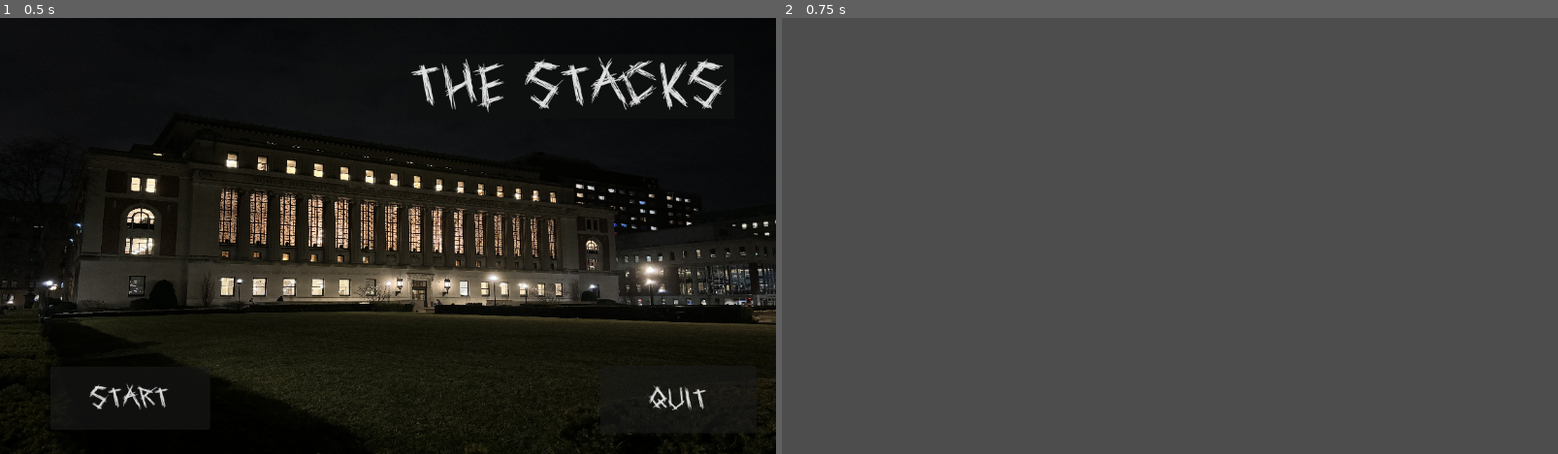
Above: before the commit, frames 1-2 (left to right).
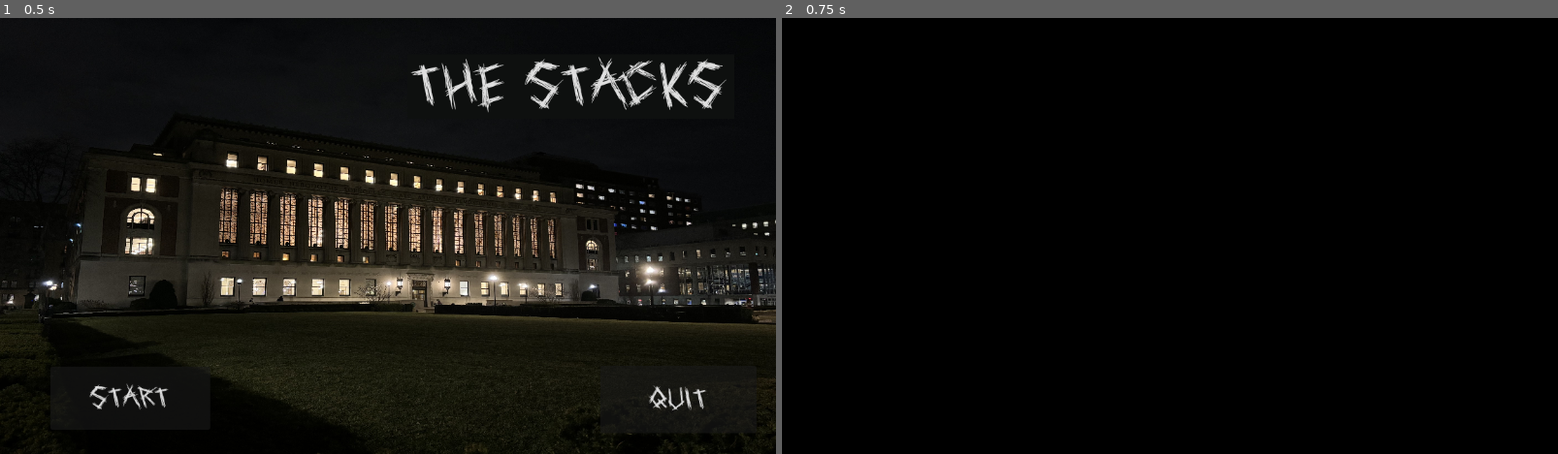
Above: after the commit, the same moments.

Repository: kol890/theStacks
Game: Godot game, scene res://Scripts/title_screen.tscn
Same seed, same stepped clock (60 frames per second), same inputs: the game is played once before the commit and once after it.
Inputs:
- Up to frame 1 (0.5 s): no input
- Up to frame 2 (0.75 s): click "Start" at 0.5 s

Frame 1 is identical in both runs. In frame 2, 100% of the frame differs, in the area x 0-100%, y 0-100%.
Error after the commit: Compile Error: (res://Scripts/main_scene.gd:-1)

Commit message:
Add files via upload

Diff:
--- /dev/null
+++ b/Dialogic/Styles/Default_Style.tres
@@ -0,0 +1,63 @@
+[gd_resource type="Resource" script_class="DialogicStyle" load_steps=19 format=3 uid="uid://c0ygkkdmbbuv8"]
+
+[ext_resource type="PackedScene" uid="uid://c1k5m0w3r40xf" path="res://addons/dialogic/Modules/DefaultLayoutParts/Layer_FullBackground/full_background_layer.tscn" id="1_v3kkd"]
+[ext_resource type="Script" path="res://addons/dialogic/Resources/dialogic_style_layer.gd" id="2_axroj"]
+[ext_resource type="PackedScene" uid="uid://cy1y14inwkplb" path="res://addons/dialogic/Modules/DefaultLayoutParts/Layer_VN_Portraits/vn_portrait_layer.tscn" id="3_238od"]
+[ext_resource type="PackedScene" uid="uid://bquja8jyk8kbr" path="res://addons/dialogic/Modules/DefaultLayoutParts/Layer_VN_Textbox/vn_textbox_layer.tscn" id="4_us2p3"]
+[ext_resource type="PackedScene" uid="uid://cn674foxwedqu" path="res://addons/dialogic/Modules/DefaultLayoutParts/Layer_Input/full_advance_input_layer.tscn" id="5_7umhy"]
+[ext_resource type="PackedScene" uid="uid://dsbwnp5hegnu3" path="res://addons/dialogic/Modules/DefaultLayoutParts/Layer_Glossary/glossary_popup_layer.tscn" id="6_fshqm"]
+[ext_resource type="PackedScene" uid="uid://dhk6j6eb6e3q" path="res://addons/dialogic/Modules/DefaultLayoutParts/Layer_VN_Choices/vn_choice_layer.tscn" id="7_vksf5"]
+[ext_resource type="PackedScene" uid="uid://cvgf4c6gg0tsy" path="res://addons/dialogic/Modules/DefaultLayoutParts/Layer_TextInput/text_input_layer.tscn" id="8_tpvej"]
+[ext_resource type="PackedScene" uid="uid://lx24i8fl6uo" path="res://addons/dialogic/Modules/DefaultLayoutParts/Layer_History/history_layer.tscn" id="9_q357w"]
+[ext_resource type="Script" path="res://addons/dialogic/Resources/dialogic_style.gd" id="10_a1akc"]
+
+[sub_resource type="Resource" id="Resource_421q4"]
+script = ExtResource("2_axroj")
+scene = ExtResource("1_v3kkd")
+overrides = {}
+
+[sub_resource type="Resource" id="Resource_0rcmq"]
+script = ExtResource("2_axroj")
+scene = ExtResource("3_238od")
+overrides = {}
+
+[sub_resource type="Resource" id="Resource_mgcqv"]
+script = ExtResource("2_axroj")
+scene = ExtResource("4_us2p3")
+overrides = {}
+
+[sub_resource type="Resource" id="Resource_o3eqt"]
+script = ExtResource("2_axroj")
+scene = ExtResource("5_7umhy")
+overrides = {}
+
+[sub_resource type="Resource" id="Resource_8cgtr"]
+script = ExtResource("2_axroj")
+scene = ExtResource("6_fshqm")
+overrides = {}
+
+[sub_resource type="Resource" id="Resource_rhemf"]
+script = ExtResource("2_axroj")
+scene = ExtResource("7_vksf5")
+overrides = {}
+
+[sub_resource type="Resource" id="Resource_l1rxj"]
+script = ExtResource("2_axroj")
+scene = ExtResource("8_tpvej")
+overrides = {}
+
+[sub_resource type="Resource" id="Resource_uqbw4"]
+script = ExtResource("2_axroj")
+scene = ExtResource("9_q357w")
+overrides = {
+"disabled": "true"
+}
+
+[resource]
+script = ExtResource("10_a1akc")
+name = "Default_Style"
+base_overrides = {
+"global_font": "\"res://Assets/TooMuchInk.ttf\""
+}
+layers = Array[ExtResource("2_axroj")]([SubResource("Resource_421q4"), SubResource("Resource_0rcmq"), SubResource("Resource_mgcqv"), SubResource("Resource_o3eqt"), SubResource("Resource_8cgtr"), SubResource("Resource_rhemf"), SubResource("Resource_l1rxj"), SubResource("Resource_uqbw4")])
+metadata/_latest_layer = 5
--- /dev/null
+++ b/Dialogic/Styles/Style_test.tres
@@ -0,0 +1,59 @@
+[gd_resource type="Resource" script_class="DialogicStyle" load_steps=19 format=3 uid="uid://drykywtvi3q76"]
+
+[ext_resource type="PackedScene" uid="uid://c1k5m0w3r40xf" path="res://addons/dialogic/Modules/DefaultLayoutParts/Layer_FullBackground/full_background_layer.tscn" id="1_1kgsx"]
+[ext_resource type="Script" path="res://addons/dialogic/Resources/dialogic_style_layer.gd" id="2_md45j"]
+[ext_resource type="PackedScene" uid="uid://cy1y14inwkplb" path="res://addons/dialogic/Modules/DefaultLayoutParts/Layer_VN_Portraits/vn_portrait_layer.tscn" id="3_mdw4x"]
+[ext_resource type="PackedScene" uid="uid://bquja8jyk8kbr" path="res://addons/dialogic/Modules/DefaultLayoutParts/Layer_VN_Textbox/vn_textbox_layer.tscn" id="4_1yoyb"]
+[ext_resource type="PackedScene" uid="uid://cn674foxwedqu" path="res://addons/dialogic/Modules/DefaultLayoutParts/Layer_Input/full_advance_input_layer.tscn" id="5_m5o8a"]
+[ext_resource type="PackedScene" uid="uid://dsbwnp5hegnu3" path="res://addons/dialogic/Modules/DefaultLayoutParts/Layer_Glossary/glossary_popup_layer.tscn" id="6_fiwmo"]
+[ext_resource type="PackedScene" uid="uid://dhk6j6eb6e3q" path="res://addons/dialogic/Modules/DefaultLayoutParts/Layer_VN_Choices/vn_choice_layer.tscn" id="7_fkj7v"]
+[ext_resource type="PackedScene" uid="uid://cvgf4c6gg0tsy" path="res://addons/dialogic/Modules/DefaultLayoutParts/Layer_TextInput/text_input_layer.tscn" id="8_q25pq"]
+[ext_resource type="PackedScene" uid="uid://lx24i8fl6uo" path="res://addons/dialogic/Modules/DefaultLayoutParts/Layer_History/history_layer.tscn" id="9_dbf22"]
+[ext_resource type="Script" path="res://addons/dialogic/Resources/dialogic_style.gd" id="10_55bqd"]
+
+[sub_resource type="Resource" id="Resource_8xncv"]
+script = ExtResource("2_md45j")
+scene = ExtResource("1_1kgsx")
+overrides = {}
+
+[sub_resource type="Resource" id="Resource_fogar"]
+script = ExtResource("2_md45j")
+scene = ExtResource("3_mdw4x")
+overrides = {}
+
+[sub_resource type="Resource" id="Resource_erj46"]
+script = ExtResource("2_md45j")
+scene = ExtResource("4_1yoyb")
+overrides = {}
+
+[sub_resource type="Resource" id="Resource_abcy7"]
+script = ExtResource("2_md45j")
+scene = ExtResource("5_m5o8a")
+overrides = {}
+
+[sub_resource type="Resource" id="Resource_1egcx"]
+script = ExtResource("2_md45j")
+scene = ExtResource("6_fiwmo")
+overrides = {}
+
+[sub_resource type="Resource" id="Resource_puwq1"]
+script = ExtResource("2_md45j")
+scene = ExtResource("7_fkj7v")
+overrides = {}
+
+[sub_resource type="Resource" id="Resource_d0go7"]
+script = ExtResource("2_md45j")
+scene = ExtResource("8_q25pq")
+overrides = {}
+
+[sub_resource type="Resource" id="Resource_xns7q"]
+script = ExtResource("2_md45j")
+scene = ExtResource("9_dbf22")
+overrides = {}
+
+[resource]
+script = ExtResource("10_55bqd")
+name = "Style_test"
+base_overrides = {}
+layers = Array[ExtResource("2_md45j")]([SubResource("Resource_8xncv"), SubResource("Resource_fogar"), SubResource("Resource_erj46"), SubResource("Resource_abcy7"), SubResource("Resource_1egcx"), SubResource("Resource_puwq1"), SubResource("Resource_d0go7"), SubResource("Resource_xns7q")])
+metadata/_latest_layer = -1
--- a/Scenes/main_scene.tscn
+++ b/Scenes/main_scene.tscn
@@ -1,3 +1,12 @@
-[gd_scene format=3 uid="uid://2qbm5kx0vqdj"]
+[gd_scene load_steps=3 format=3 uid="uid://2qbm5kx0vqdj"]
+
+[ext_resource type="Script" path="res://Scripts/main_scene.gd" id="1_n4fnj"]
+[ext_resource type="Texture2D" uid="uid://4yweemcvdmd" path="res://Assets/Pictures/black-background.png" id="2_4t8m3"]
 
 [node name="MainScene" type="Node2D"]
+script = ExtResource("1_n4fnj")
+
+[node name="Black-background" type="Sprite2D" parent="."]
+position = Vector2(668, 335)
+scale = Vector2(0.725, 0.711111)
+texture = ExtResource("2_4t8m3")
--- /dev/null
+++ b/Scripts/main_scene.gd
@@ -0,0 +1,17 @@
+extends Node2D
+
+
+# Called when the node enters the scene tree for the first time.
+func _ready():
+	Dialogic.timeline_ended.connect(ended)
+	Dialogic.start("timeline")
+	pass # Replace with function body.
+
+
+# Called every frame. 'delta' is the elapsed time since the previous frame.
+func _process(delta):
+	pass
+
+func ended():
+	Dialogic.timeline_ended.disconnect(ended)
+	get_tree().quit()
--- a/project.godot
+++ b/project.godot
@@ -15,7 +15,60 @@
 config/features=PackedStringArray("4.2", "Forward Plus")
 config/icon="res://icon.svg"
 
+[autoload]
+
+Dialogic="*res://addons/dialogic/Core/DialogicGameHandler.gd"
+
+[dialogic]
+
+directories/dch_directory={
+"player": "res://Dialogic/Characters/player.dch"
+}
+directories/dtl_directory={
+"timeline": "res://Dialogic/timeline.dtl"
+}
+layout/style_list=["res://Dialogic/Styles/Default_Style.tres"]
+layout/default_style="res://Dialogic/Styles/Default_Style.tres"
+variables={
+"has_key": false,
+"has_talked_to_man": false,
+"time": 257
+}
+glossary/default_case_sensitive=true
+text/letter_speed=0.01
+text/initial_text_reveal_skippable=true
+text/text_reveal_skip_delay=0.1
+text/autoadvance_per_character_delay=0.1
+text/autoadvance_ignored_characters_enabled=true
+animations/join_default_length=0.5
+animations/leave_default_length=0.5
+animations/leave_default_wait=true
+animations/join_default_wait=true
+choices/autofocus_first=true
+choices/delay=0.2
+choices/reveal_delay=0
+choices/reveal_by_input=false
+save/autosave_delay=60.0
+save/encryption_on_exports_only=true
+text/autopauses={}
+
 [display]
 
 window/size/mode=3
 window/stretch/mode="viewport"
+
+[editor_plugins]
+
+enabled=PackedStringArray("res://addons/dialogic/plugin.cfg")
+
+[input]
+
+dialogic_default_action={
+"deadzone": 0.5,
+"events": [Object(InputEventKey,"resource_local_to_scene":false,"resource_name":"","device":0,"window_id":0,"alt_pressed":false,"shift_pressed":false,"ctrl_pressed":false,"meta_pressed":false,"pressed":false,"keycode":4194309,"physical_keycode":0,"key_label":0,"unicode":0,"echo":false,"script":null)
+, Object(InputEventMouseButton,"resource_local_to_scene":false,"resource_name":"","device":-1,"window_id":0,"alt_pressed":false,"shift_pressed":false,"ctrl_pressed":false,"meta_pressed":false,"button_mask":0,"position":Vector2(0, 0),"global_position":Vector2(0, 0),"factor":1.0,"button_index":1,"canceled":false,"pressed":true,"double_click":false,"script":null)
+, Object(InputEventKey,"resource_local_to_scene":false,"resource_name":"","device":0,"window_id":0,"alt_pressed":false,"shift_pressed":false,"ctrl_pressed":false,"meta_pressed":false,"pressed":false,"keycode":32,"physical_keycode":0,"key_label":0,"unicode":0,"echo":false,"script":null)
+, Object(InputEventKey,"resource_local_to_scene":false,"resource_name":"","device":0,"window_id":0,"alt_pressed":false,"shift_pressed":false,"ctrl_pressed":false,"meta_pressed":false,"pressed":false,"keycode":88,"physical_keycode":0,"key_label":0,"unicode":0,"echo":false,"script":null)
+, Object(InputEventJoypadButton,"resource_local_to_scene":false,"resource_name":"","device":0,"button_index":0,"pressure":0.0,"pressed":false,"script":null)
+]
+}
Not shown, added: Assets/Audio/Butler Nightmare Main Theme.mp3.import
Not shown, added: Assets/Audio/Distorted Roar.mp3.import
Binary file added: Assets/Pictures/black-background.png
Not shown, added: Assets/Pictures/black-background.png.import
Binary file added: Assets/TooMuchInk.ttf
Not shown, added: Assets/TooMuchInk.ttf.import
Not shown, added: Dialogic/Characters/player.dch
Not shown, added: Dialogic/timeline.dtl
Not shown, added: Assets/Audio/Butler Nightmare Main Theme.mp3
Not shown, added: Assets/Audio/Distorted Roar.mp3
